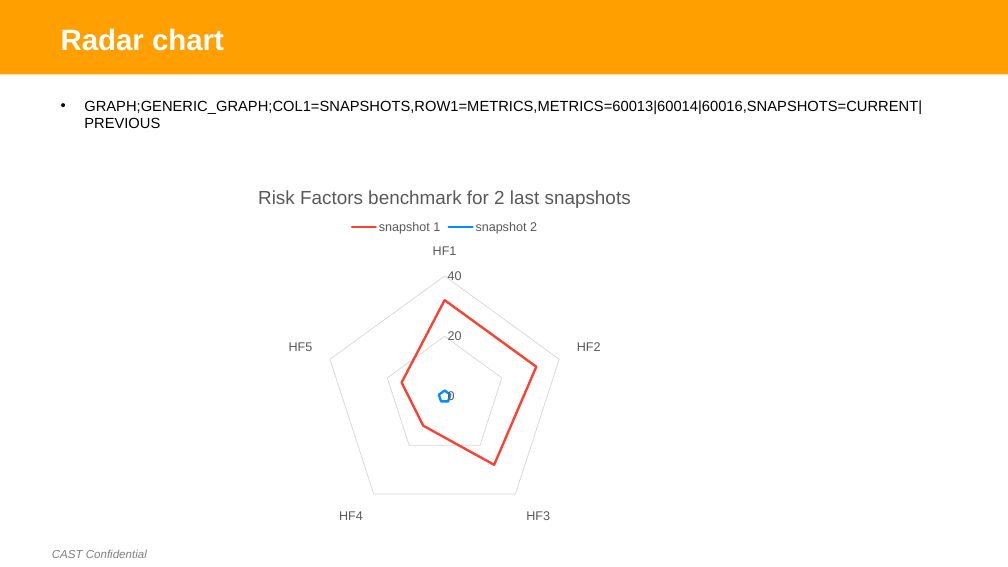
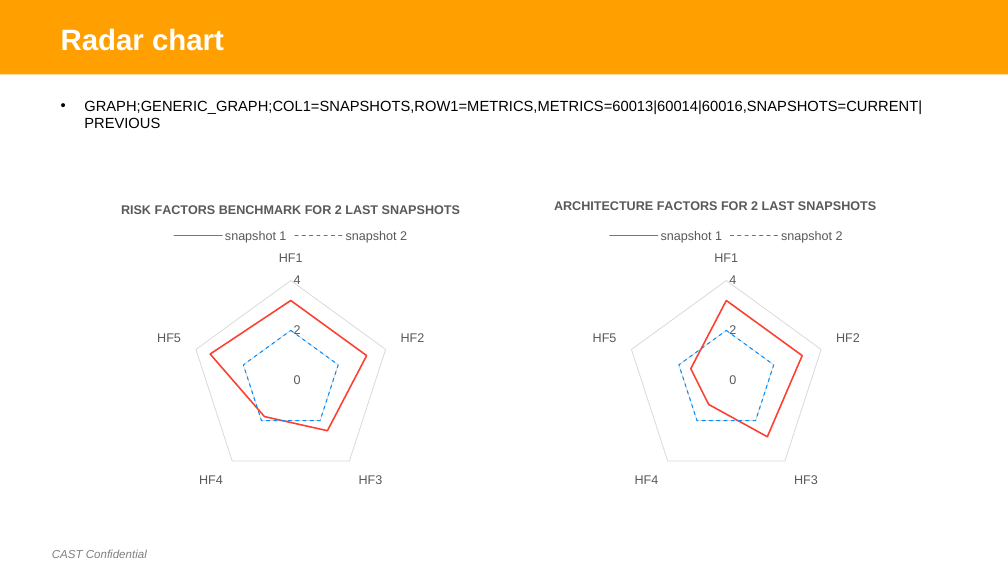
Before and after one commit to CAST-projects/ReportGenerator, a slide deck: slide 8 of CastReporting.Reporting/TemplatesFiles/Generic Graph Definition.pptx. Drawn at 1008x567 pixels with LibreOffice and Linux fonts; fonts in the diff are those of the drawing; background and template pictures are left out. Boxes give left, top, right and bottom in pixels: in the first picture for what was removed or moved away, otherwise in the second. Text is boxed around its words. In the diff, an @@ line names an element or a change of style, - is before the commit and + after.

```diff
--- a/CastReporting.Reporting/TemplatesFiles/Generic Graph Definition.pptx
+++ b/CastReporting.Reporting/TemplatesFiles/Generic Graph Definition.pptx
@@ radar chart at [70,190,512,494] @@
@@ title "Risk Factors benchmark for 2 last snapshots " to "RISK FACTORS BENCHMARK FOR 2 LAST SNAPSHOTS " @@
-snapshot 1: 32, 32, 28, 12, 15
+snapshot 1: 3.2, 3.2, 2.5, 1.8, 3.4
@@ radar chart: place and size @@
-radar chart at [163,172,727,530]
+radar chart at [70,190,512,494]
@@ radar chart added at [505,190,948,494] @@
+title "ARCHITECTURE FACTORS FOR 2 LAST SNAPSHOTS "
+categories: HF1, HF2, HF3, HF4, HF5
+snapshot 1: 3.2, 3.2, 2.8, 1.2, 1.5
+snapshot 2: 2, 2, 2, 2, 2
```
Also in this commit, not shown: 5 other slides changed, 1 slide added, 1 slide removed, 3 other files.
